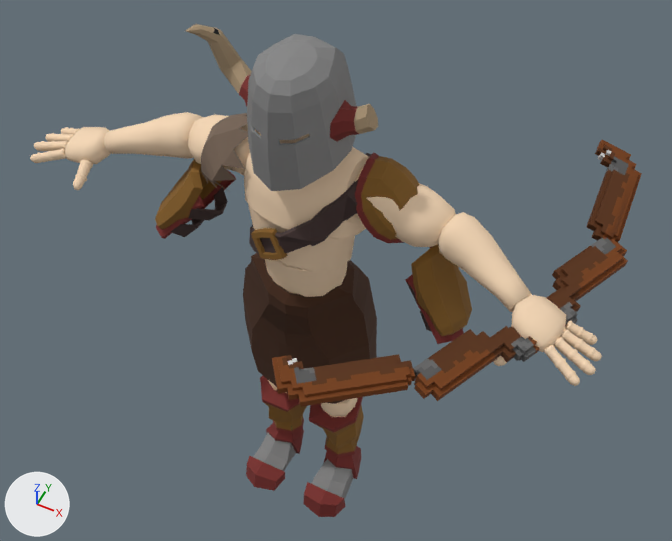
Before and after pictures for a commit that changed the FBX model 캐릭터 에셋/Player/bow/player@bow_shot1_release.FBX.
Before and after are seen from a 50 mm camera at (0.783, -1.392, 2.713) aimed at (0.041, 0.091, 0.859). The lights are fixed; the arrows at lower left show +X, +Y and +Z. Where no turn or scale is listed for an object, it has been applied to the vertices.

The scene before the commit, as lines of its bpy script (objects in view):
```python
me_mesh_005 = bpy.data.meshes.new('Mesh.005')
me_mesh_005.from_pydata(...)  # 201 vertices, 194 faces; spans x -0.247..0.177, y -0.155..0.137, z 1.328..1.605
me_mesh_005.materials.append(mat_02___default)  # picture img_helmet_jpg
me_mesh_008 = bpy.data.meshes.new('Mesh.008')
me_mesh_008.from_pydata(...)  # 182 vertices, 360 faces; spans x -0.04..0.081, y 0.0..0.283, z -0.016..0.016
me_mesh_008.materials.append(mat_20___default)  # picture img_item_pack_tex_01_png
me_mesh_009 = bpy.data.meshes.new('Mesh.009')
me_mesh_009.from_pydata(...)  # 182 vertices, 360 faces; spans x -0.04..0.081, y -0.283..0.0, z -0.016..0.016
me_mesh_009.materials.append(mat_20___default)  # picture img_item_pack_tex_01_png
ob_bow_limb_bottom = bpy.data.objects.new('Bow_Limb_Bottom', me_mesh_009)
ob_bow_limb_bottom.parent = ob_bow_pivot
ob_bow_limb_bottom.location = (-0.0709, 0.304, -0.0101)
ob_bow_limb_bottom.rotation_euler = (0.023, 0.179, 0.494)  # degrees (1.3, 10, 28)
ob_bow_limb_upper = bpy.data.objects.new('Bow_Limb_Upper', me_mesh_008)
ob_bow_limb_upper.parent = ob_bow_pivot
ob_bow_limb_upper.location = (-0.0709, 0.891, -0.0101)
ob_bow_limb_upper.rotation_euler = (0.0653, -0.169, -0.498)  # degrees (3.7, -9.7, -29)
ob_bow_pivot = bpy.data.objects.new('Bow_Pivot', None)
ob_bow_pivot.location = (0.725, 0.535, 1.143)
ob_bow_pivot.rotation_euler = (0.0143, 0.161, -0.43)  # degrees (0.8, 9.2, -25)
ob_bow_pivot.scale = (-1.0, -1.0, -1.0)
ob_zuplin_helmet = bpy.data.objects.new('Zuplin_Helmet', me_mesh_005)
ob_zuplin_helmet.location = (-0.002, 0.01, 0.0)
# also in view: 'DummyMesh' at (-0.004, -0.022, 0.949); 'Bow_Main' at (0.576, -0.055, 1.125); 'Zuplin_Foot_Armored Boots' at (-0.002, -0.033, 0.182); 'Zuplin_LB_Dress' at (-0.002, 0.013, 0.722); 'Zuplin_Hand_Armored HandR' at (-0.354, 0.044, 1.009)
```
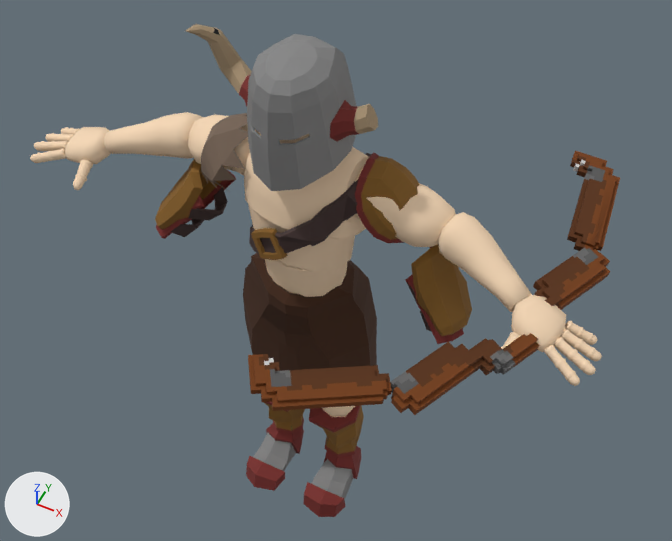
ob_bow_pivot is not drawn itself; it is the parent of ob_bow_main, ob_bow_limb_bottom, ob_bow_limb_upper.

Location of each change, (x1, y1, x2, y2) in pixels of the pictures (672 x 541 px):
'Bow_Main', moved: before (413, 238, 628, 401); after (390, 247, 610, 415)
'Bow_Limb_Upper', turned, moved: before (272, 354, 415, 407); after (248, 354, 392, 411)
'Bow_Limb_Bottom', moved, turned: before (586, 139, 642, 242); after (567, 151, 620, 251)

The change, as a list of edits to the scene's bpy script:
```text
Change ob_bow_pivot:
    ob_bow_pivot.location: (0.725, 0.535, 1.143) -> (0.698, 0.479, 1.15)
Change ob_bow_limb_bottom:
    ob_bow_limb_bottom.rotation_euler: (0.023, 0.179, 0.494) -> (0.0156, -0.0071, 0.55)  # degrees (1.3, 10, 28) -> degrees (0.9, -0.4, 32)
Change ob_bow_limb_upper:
    ob_bow_limb_upper.rotation_euler: (0.0653, -0.169, -0.498) -> (-0.0163, -0.0266, -0.55)  # degrees (3.7, -9.7, -29) -> degrees (-0.9, -1.5, -32)
```
